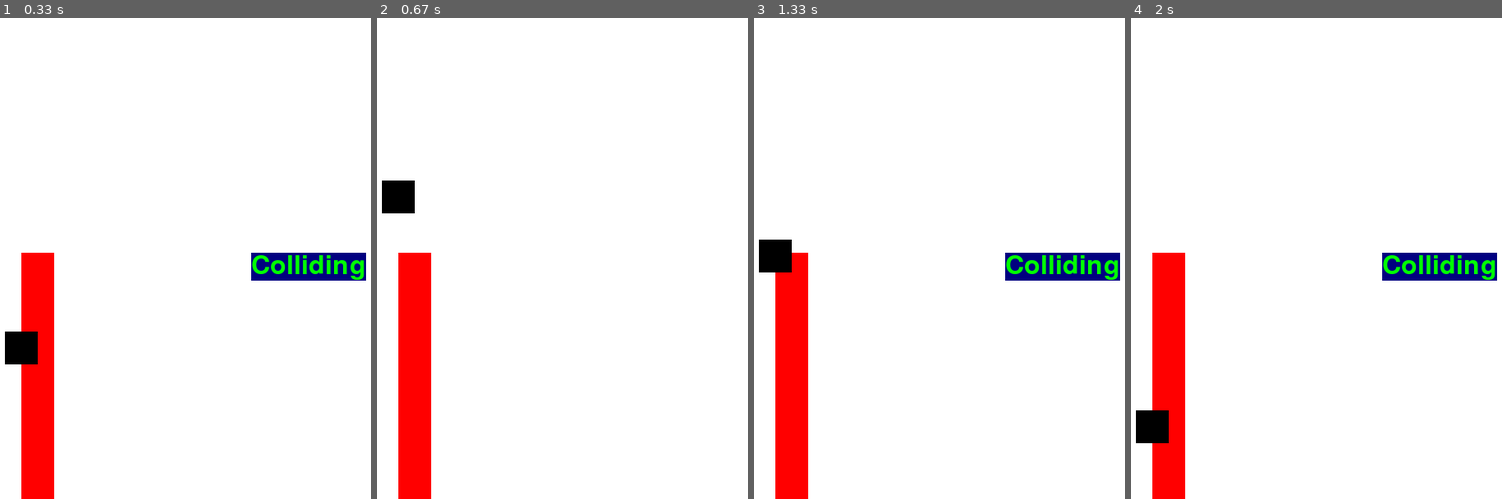
Above: before the commit, frames 1-4 (left to right).
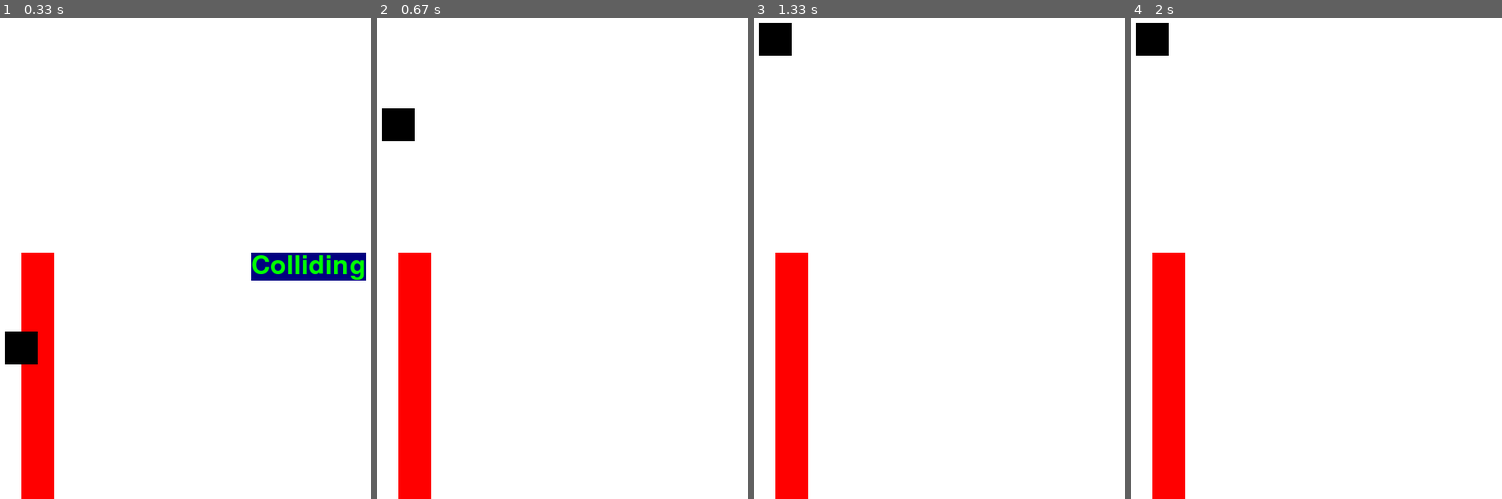
Above: after the commit, the same moments.

Repository: rodolfofrainer/pytorchPygameAI
Game: pygame game, started from main.py
The game is run twice, just before and just after one commit, with the same random seed, the same clock (stepped at 60 frames per second) and the same inputs.
Inputs:
- Up to frame 1 (0.33 s): no input
- Up to frame 2 (0.67 s): hold Space from 0.33 s (still down)
- Up to frame 3 (1.33 s): release Space at 0.8 s
- Up to frame 4 (2 s): no input

Frame 1 is identical in both runs. In frame 2, 1.2% of the frame differs, in the area x 1-11%, y 18-41%; in frame 3, 3.0%, in the area x 1-99%, y 1-55%; in frame 4, 3.0%.

Commit message:
created obstacle and player classes

Diff:
--- a/main.py
+++ b/main.py
@@ -1,3 +1,6 @@
+from player_class import Player
+from obstacle_class import Obstacle
+
 import pygame
 
 pygame.init()
@@ -17,66 +20,50 @@
 font = pygame.font.Font('freesansbold.ttf', 32)
 text = font.render('Colliding', True, (0, 255, 0), (0, 0, 128))
 
-class Player:
-    def __init__(self, x,y, size):
-        self.x = int(x)
-        self.y = int(y)
-        self.size = size
-
-class Obstacle:
-    def __init__(self, x, y, width, height):
-        self.x = int(x)
-        self.y = int(y)
-        self.width = width
-        self.height = height
-
-    def is_colliding(self, player):
-        if player.x + player.size > self.x and player.x < self.x + self.width:
-            if player.y + player.size > self.y and player.y < self.y + self.height:
-                return True
-        return False
-
 player = Player(SCREEN_WIDTH // 8, SCREEN_HEIGHT // 2, 40)
 
-obstacle = Obstacle(x = player.x+(player.size/2), y= player.y, width = player.size, height = SCREEN_HEIGHT)
+obstacle = Obstacle(x=player.x+(player.size/2), y=player.y,
+                    width=player.size, height=SCREEN_HEIGHT)
 
 while RUNNING:
     for event in pygame.event.get():
         if event.type == pygame.QUIT:
             RUNNING = False
-    screen.fill((255,255,255))
+    screen.fill((255, 255, 255))
 
     if obstacle.is_colliding(player):
         screen.blit(text, (SCREEN_WIDTH // 2, SCREEN_HEIGHT // 2))
 
-    keys = pygame.key.get_pressed()
+    key_pressed = pygame.key.get_pressed()
 
-    #draws obstacle
-    pygame.draw.rect(screen, (255,0,0), (obstacle.x, obstacle.y, obstacle.width, obstacle.height))
+    # draws obstacle
+    pygame.draw.rect(screen, (255, 0, 0), (obstacle.x,
+                     obstacle.y, obstacle.width, obstacle.height))
 
-    #draws player
-    pygame.draw.rect(screen, (0,0,0), (player.x, player.y, player.size, player.size))
+    # draws player
+    pygame.draw.rect(screen, (0, 0, 0), (player.x,
+                     player.y, player.size, player.size))
 
-    #applies gravity to player
+    # applies gravity to player
     player.y += gravity * dt
 
-
-    #stops player from going off screen
+    # stops player from going off screen
+    if (player.y - (3000 * dt)) < 0:
+        player.y = 0 - player.size
     if player.y > SCREEN_HEIGHT - player.size:
         player.y = SCREEN_HEIGHT - player.size
     if player.y < 0:
         player.y = 0 + player.size/2
 
-    #list of commands
-    if keys[pygame.K_SPACE]:
+    # list of commands
+    if key_pressed[pygame.K_SPACE]:
+        gravity = 0
         player.y -= 3000 * dt
-    if keys[pygame.K_q]:
+    if key_pressed[pygame.K_q]:
         RUNNING = False
 
-    #print player position [DEBUG]
-    # print(player.x, player.y)
-
-
+    # print player position [DEBUG]
+    print(player.x, player.y)
 
     pygame.display.flip()
     dt = clock.tick(FPS) / 1000
--- /dev/null
+++ b/obstacle_class.py
@@ -0,0 +1,12 @@
+class Obstacle:
+    def __init__(self, x, y, width, height):
+        self.x = int(x)
+        self.y = int(y)
+        self.width = width
+        self.height = height
+
+    def is_colliding(self, player):
+        if player.x + player.size > self.x and player.x < self.x + self.width:
+            if player.y + player.size > self.y and player.y < self.y + self.height:
+                return True
+        return False
--- /dev/null
+++ b/player_class.py
@@ -0,0 +1,5 @@
+class Player:
+    def __init__(self, x, y, size):
+        self.x = int(x)
+        self.y = int(y)
+        self.size = size
Not shown, changed: .gitignore
